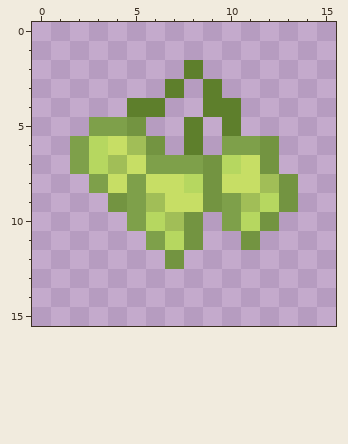
Two states of a pixel-art sprite, assets/minecraft/textures/cmd/seeds/seeds4.png. The first picture shows the starting point.
The file is 16x16 pixels.
After the commit:
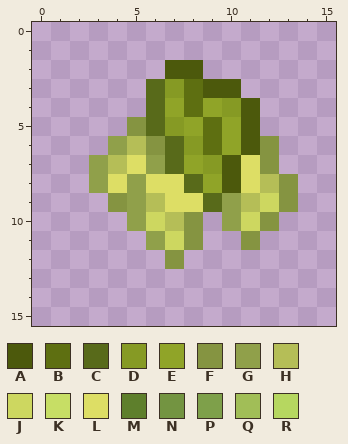
Palette (. is transparent): A #4c590c  B #5e6f11  C #586a1a  D #869a24  E #90a428  F #859441  G #90a04a  H #b5be57  J #cdd760  K #c7de65  L #ddde65  M #5e7f2c  N #739441  P #7ea04a  Q #a1be57  R #b6d760
The edit:
@@ x 0..15 @@
  1 ................
- 2 ........M.......
- 3 .......M.M......
- 4 .....MM..MM.....
- 5 ...PPN..M.M.....
- 6 ..PRKQN.M.PPN...
- 7 ..PRQKPPPNRKN...
- 8 ...PKPKKRNKKQN..
- 9 ....NPQKKNPQRN..
-10 .....PRQN.PRN...
-11 ......PRN..N....
-12 .......N........
+ 2 .......AA.......
+ 3 ......CDBAA.....
+ 4 ......CEBEDA....
+ 5 .....FCDEBEA....
+ 6 ....GHFCDBEAF...
+ 7 ...GHLGCEDALF...
+ 8 ...GLGLLCEALHF..
+ 9 ....FGHLLCGHJF..
+10 .....GJHF.GJF...
+11 ......GJF..F....
+12 .......F........
 13 ................
